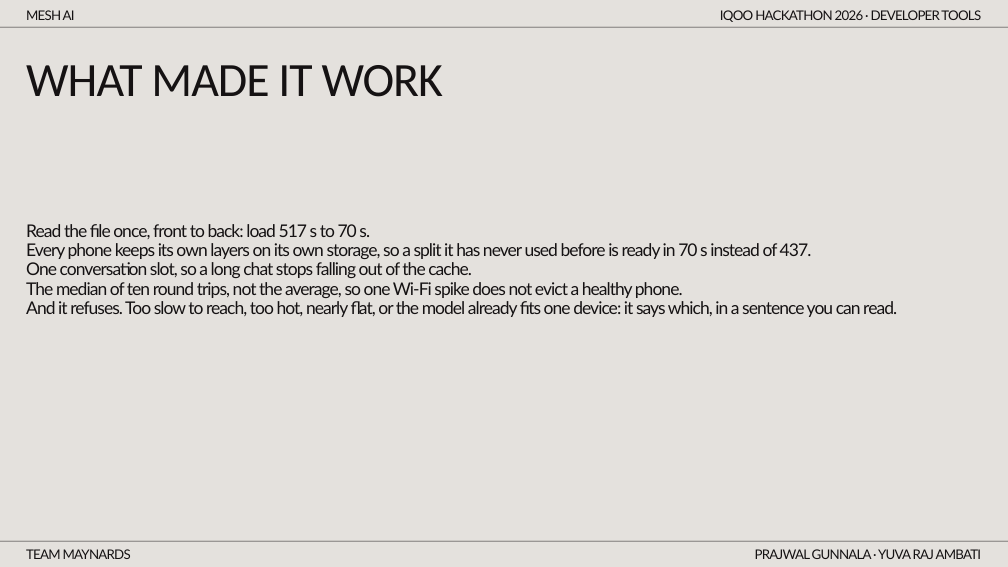
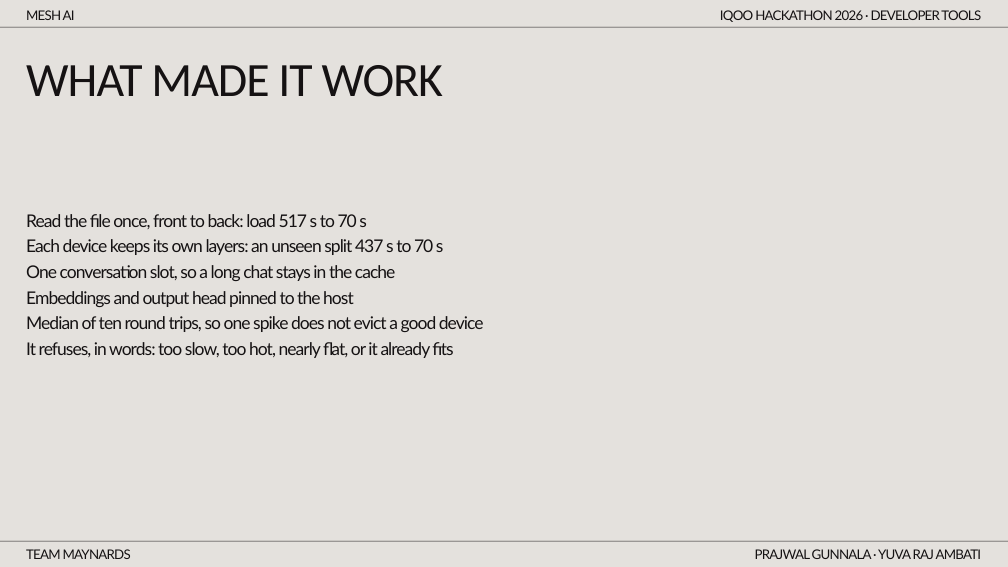
Before and after one commit to prajwal-gunnala/maynards, a slide deck: slide 7 of docs/deck/MeshAI_Deck_v4.pptx (slide 8 before the commit). Drawn at 1008x567 pixels with LibreOffice and Linux fonts; fonts in the diff are those of the drawing. Boxes give left, top, right and bottom in pixels: in the first picture for what was removed or moved away, otherwise in the second. Text is boxed around its words. In the diff, an @@ line names an element or a change of style, - is before the commit and + after.

```diff
--- a/docs/deck/MeshAI_Deck_v4.pptx
+++ b/docs/deck/MeshAI_Deck_v4.pptx
@@ text at (26, 214, 484, 358): text changed @@
-Read the file once, front to back: load 517 s to 70 s.
-Every phone keeps its own layers on its own storage, so a split it has never used before is ready in 70 s instead of 437.
-One conversation slot, so a long chat stops falling out of the cache.
-The median of ten round trips, not the average, so one Wi-Fi spike does not evict a healthy phone.
-And it refuses. Too slow to reach, too hot, nearly flat, or the model already fits one device: it says which, in a sentence you can read.
+Read the file once, front to back: load 517 s to 70 s
+Each device keeps its own layers: an unseen split 437 s to 70 s
+One conversation slot, so a long chat stays in the cache
+Embeddings and output head pinned to the host
+Median of ten round trips, so one spike does not evict a good device
+It refuses, in words: too slow, too hot, nearly flat, or it already fits
```
Also in this commit, not shown: 9 other slides changed, 7 other files.
